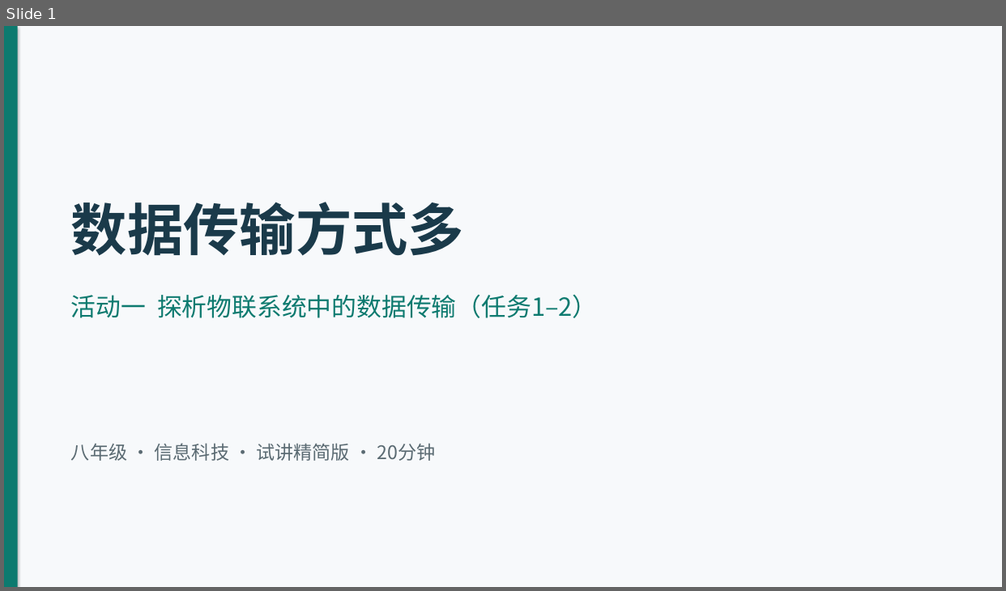
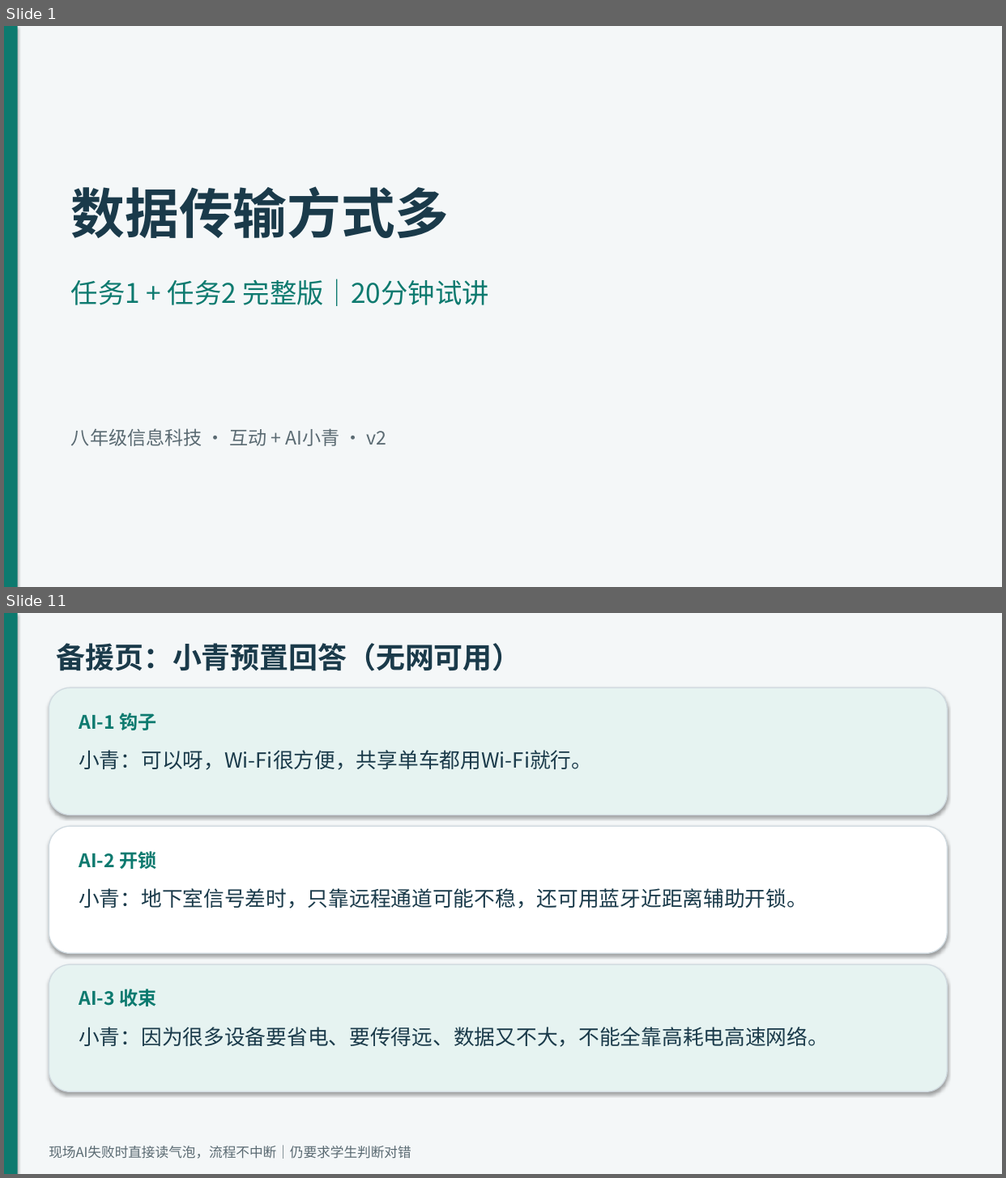
Before and after one commit to Estherqian24/EstherBlog, a slide deck: 第6课-试讲精简版-任务一二-20分钟.pptx. Shown one above the other, each under a label of ours: slide 1 before the commit, slides 1 and 11 after it; the slides between them are not shown. The pictures are 1006x591 and 1006x1178 pixels, drawn with LibreOffice and Linux fonts; fonts in the diff are those of the drawing. Boxes give left, top, right and bottom in pixels: in the first picture for what was removed or moved away, otherwise in the second. Text is boxed around its words. In the diff, an @@ line names an element or a change of style, - is before the commit and + after.

```diff
--- a/第6课-试讲精简版-任务一二-20分钟.pptx
+++ b/第6课-试讲精简版-任务一二-20分钟.pptx
@@ slide 11 added at (4, 613, 1002, 1174), background #FFFFFF @@
@@ rectangle added at (4, 613, 1002, 1174), fill #F4F7F8 @@
@@ rectangle added at (4, 613, 18, 1174), fill #0D7A6F @@
@@ text added at (56, 643, 521, 671), 28 pt, text #1A3A4A, bold @@
+备援页：小青预置回答（无网可用）
@@ rounded rectangle added at (49, 688, 948, 815), fill #E6F3F1, outline #D0DAE0 1 pt @@
@@ text added at (79, 713, 156, 730), 18 pt, text #0D7A6F, bold @@
+AI-1 钩子
@@ text added at (79, 750, 592, 770), 20 pt, text #1A3A4A @@
+小青：可以呀，Wi-Fi很方便，共享单车都用Wi-Fi就行。
@@ rounded rectangle added at (49, 826, 948, 954), fill #FFFFFF, outline #D0DAE0 1 pt @@
@@ text added at (79, 851, 156, 869), 18 pt, text #0D7A6F, bold @@
+AI-2 开锁
@@ text added at (79, 888, 808, 909), 20 pt, text #1A3A4A @@
+小青：地下室信号差时，只靠远程通道可能不稳，还可用蓝牙近距离辅助开锁。
@@ rounded rectangle added at (49, 965, 948, 1093), fill #E6F3F1, outline #D0DAE0 1 pt @@
@@ text added at (79, 989, 156, 1007), 18 pt, text #0D7A6F, bold @@
+AI-3 收束
@@ text added at (79, 1027, 829, 1047), 20 pt, text #1A3A4A @@
+小青：因为很多设备要省电、要传得远、数据又不大，不能全靠高耗电高速网络。
@@ text added at (49, 1145, 411, 1159), 13 pt, text #5A6A72 @@
+现场AI失败时直接读气泡，流程不中断｜仍要求学生判断对错
@@ slide 1 changed as well @@
@@ rectangle at (4, 26, 1002, 587): fill #F7F9FB to #F4F7F8 @@
@@ text "数据传输方式多": place and size @@
-text "数据传输方式多" at (71, 202, 464, 256)
+text "数据传输方式多" at (71, 186, 450, 238)
@@ text "数据传输方式多" at (71, 186, 450, 238): size 54 to 52 pt @@
@@ text at (71, 279, 489, 306): text changed; size 24 to 26 pt @@
-活动一 探析物联系统中的数据传输（任务1–2）
+任务1 + 任务2 完整版｜20分钟试讲
@@ text at (71, 429, 387, 446): text changed @@
-八年级 · 信息科技 · 试讲精简版 · 20分钟
+八年级信息科技 · 互动 + AI小青 · v2
```
Also in this commit, not shown: 1 other slide changed, 8 other slides added, 8 slides removed, 2 other files.
